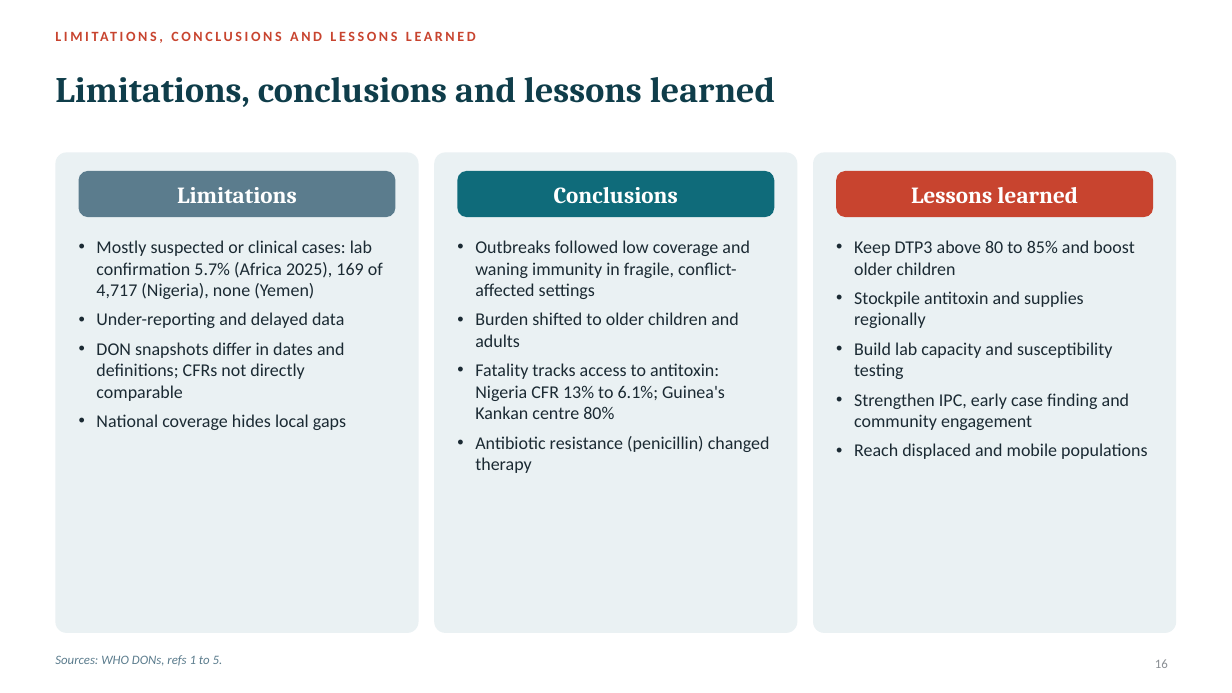
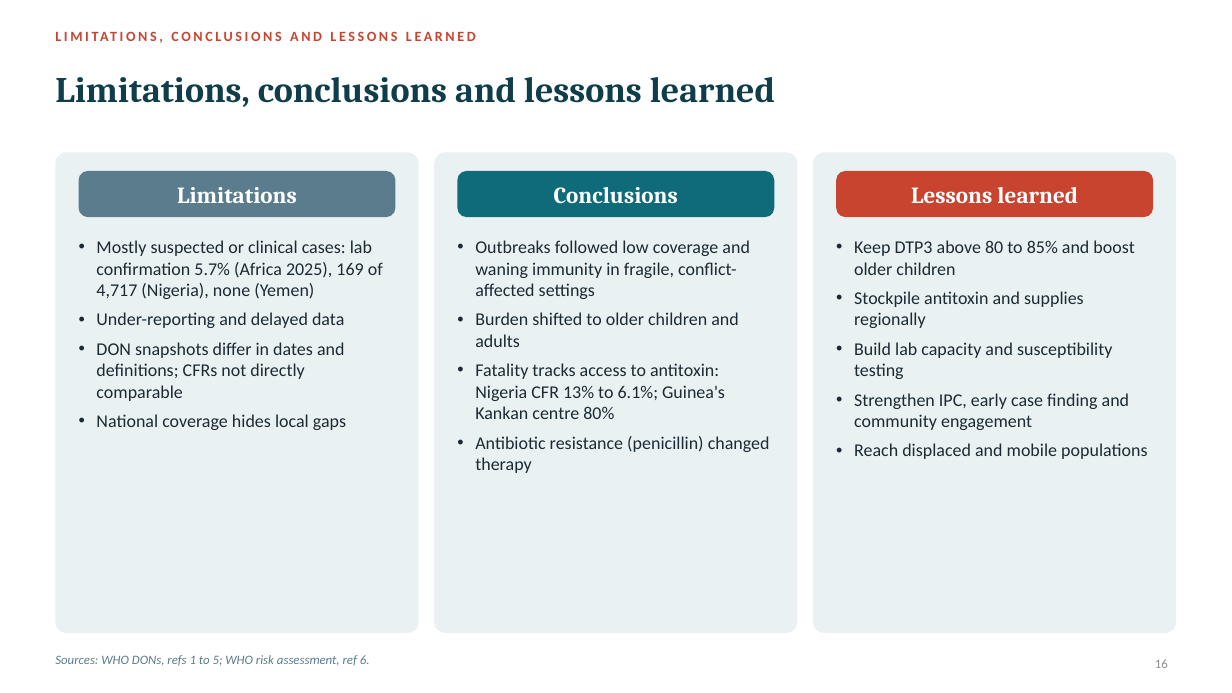
Before and after one commit to ipshobayo/Research, a slide deck: slide 16 of Diphtheria_Outbreak_Presentation.pptx. Drawn at 1232x693 pixels with LibreOffice and Linux fonts; fonts in the diff are those of the drawing. Boxes give left, top, right and bottom in pixels: in the first picture for what was removed or moved away, otherwise in the second. Text is boxed around its words. In the diff, an @@ line names an element or a change of style, - is before the commit and + after.

```diff
--- a/Diphtheria_Outbreak_Presentation.pptx
+++ b/Diphtheria_Outbreak_Presentation.pptx
@@ text at [55,655,370,666]: text changed @@
-Sources: WHO DONs, refs 1 to 5.
+Sources: WHO DONs, refs 1 to 5; WHO risk assessment, ref 6.
```
Also in this commit, not shown: 3 other slides changed.
